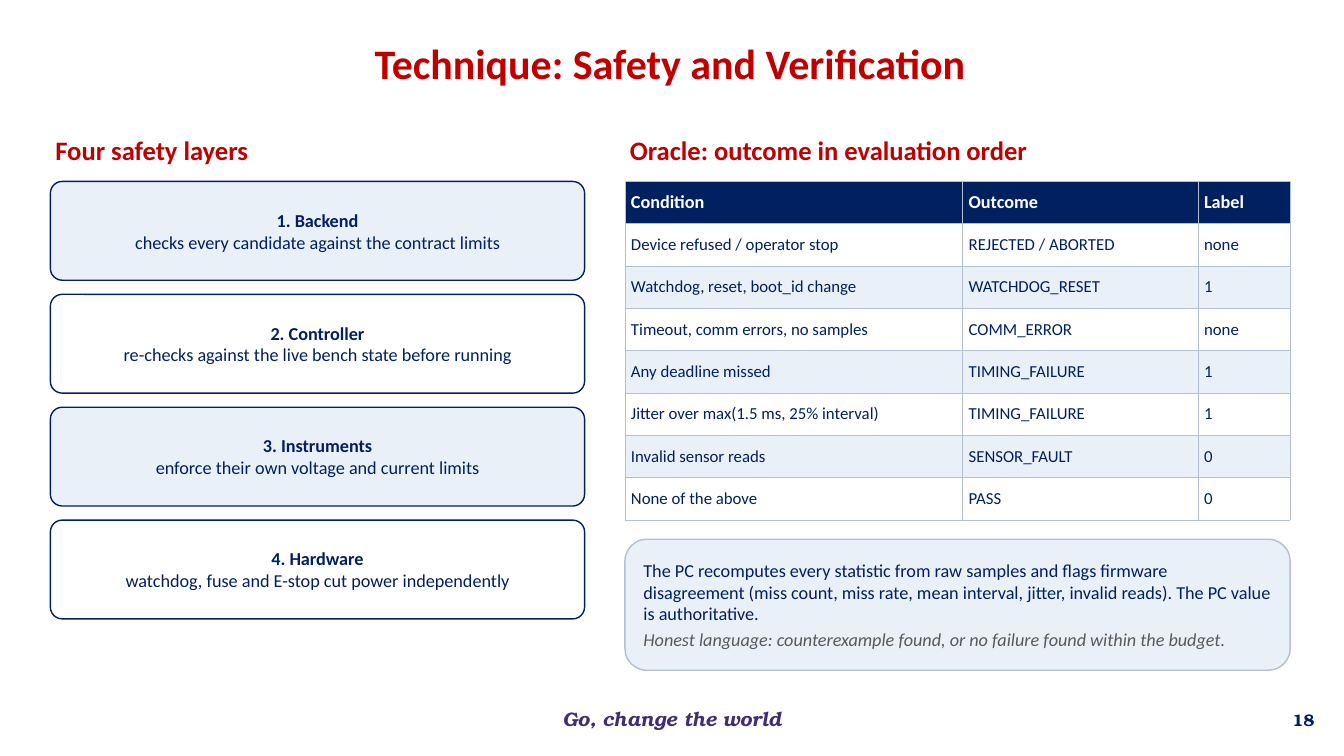
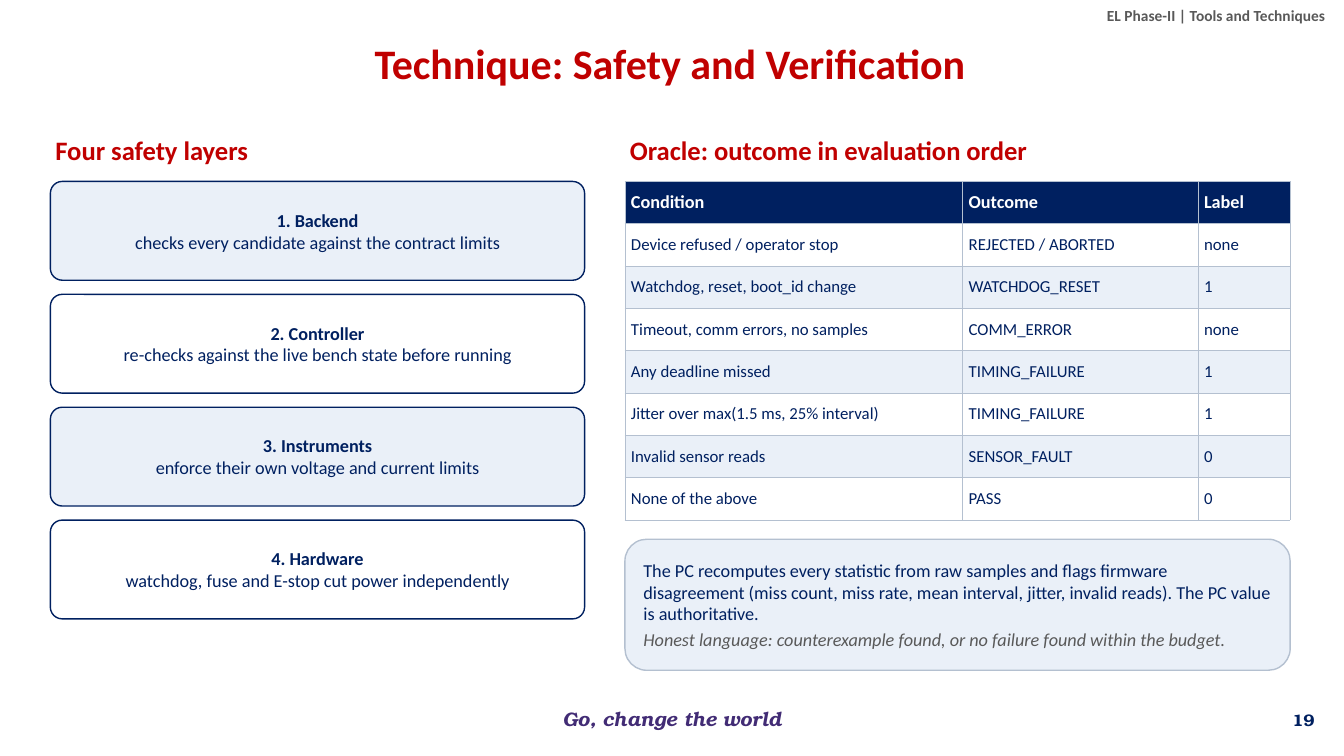
Before and after one commit to overclocked-2124/ChipCheck, a slide deck: slide 19 of docs/presentation/AI-Driven Adaptive Physical Testing for Embedded Systems - Phase 2.pptx (slide 18 before the commit). Drawn at 1344x756 pixels with LibreOffice and Linux fonts; fonts in the diff are those of the drawing; background and template pictures are left out. Boxes give left, top, right and bottom in pixels: in the first picture for what was removed or moved away, otherwise in the second. Text is boxed around its words. In the diff, an @@ line names an element or a change of style, - is before the commit and + after.

```diff
--- a/docs/presentation/AI-Driven Adaptive Physical Testing for Embedded Systems - Phase 2.pptx
+++ b/docs/presentation/AI-Driven Adaptive Physical Testing for Embedded Systems - Phase 2.pptx
@@ text added at (1107, 10, 1325, 24), 11 pt, text #595959, bold @@
+EL Phase-II | Tools and Techniques
@@ page number at (1292, 714, 1314, 727): text changed @@
-18
+19
```
Also in this commit, not shown: 16 other slides changed, 4 slides added, 1 slide removed.
